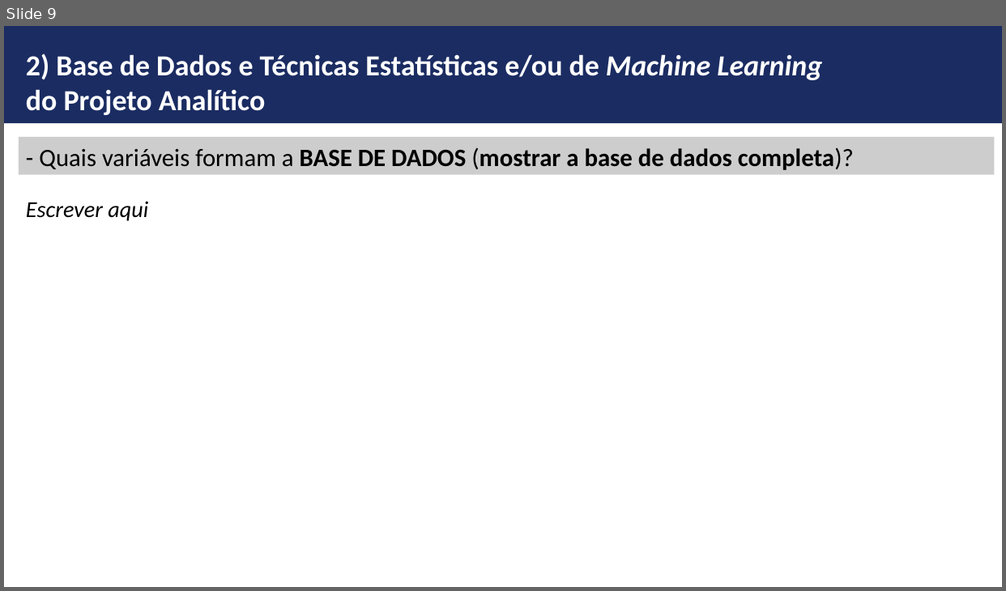
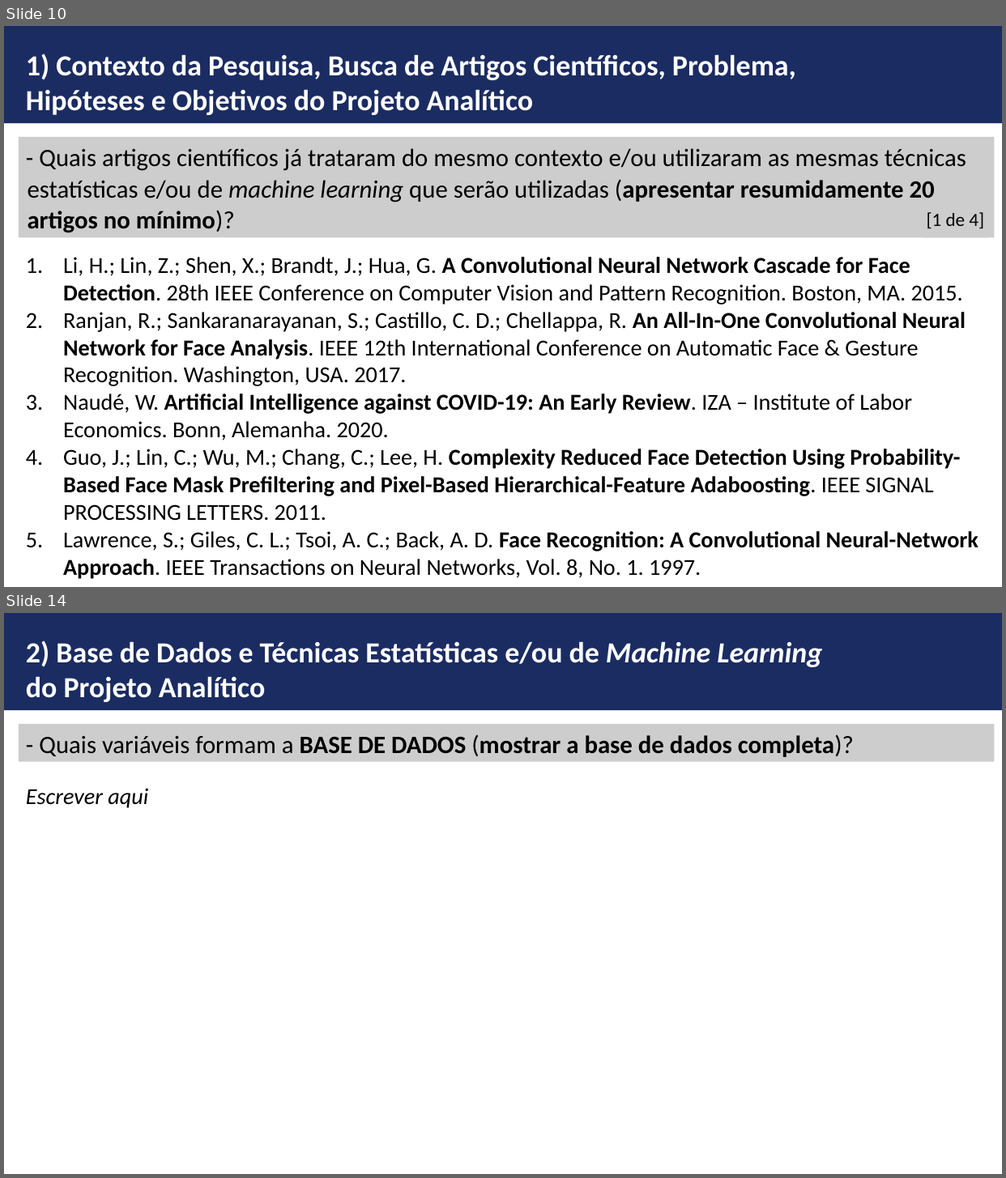
Before and after one commit to ldaniel/Challenges-Requirements-Analytical-Projects, a slide deck: presentation/FGV-MBA - Monografia - Detecção de Máscara Facial.pptx. Shown one above the other, each under a label of ours: slide 9 before the commit, slides 10 and 14 after it; the slides between them are not shown. The pictures are 1006x591 and 1006x1178 pixels, drawn with LibreOffice and Linux fonts; fonts in the diff are those of the drawing; background and template pictures are left out. Boxes give left, top, right and bottom in pixels: in the first picture for what was removed or moved away, otherwise in the second. Text is boxed around its words. In the diff, an @@ line names an element or a change of style, - is before the commit and + after.

```diff
--- a/presentation/FGV-MBA - Monografia - Detecção de Máscara Facial.pptx
+++ b/presentation/FGV-MBA - Monografia - Detecção de Máscara Facial.pptx
@@ slide 10 added at [4, 26, 1002, 587], background #FFFFFF; not listed: 1 template element that a slide beside it also shows @@
@@ text added at [26, 54, 796, 115], 28 pt, text #FFFFFF, bold @@
+1) Contexto da Pesquisa, Busca de Artigos Científicos, Problema, Hipóteses e Objetivos do Projeto Analítico
@@ rectangle added at [19, 137, 995, 238], fill #CDCDCD, 24 pt, text #000000 @@
+- Quais artigos científicos já trataram do mesmo contexto e/ou utilizaram as mesmas técnicas estatísticas e/ou de machine learning que serão utilizadas (apresentar resumidamente 20 artigos no mínimo)?
@@ rectangle added at [923, 199, 987, 238], fill #CDCDCD, 18 pt, text #000000 @@
+[1 de 4]
@@ text added at [63, 257, 978, 579], 22 pt, text #000000 @@
+1. Li, H.; Lin, Z.; Shen, X.; Brandt, J.; Hua, G. A Convolutional Neural Network Cascade for Face Detection. 28th IEEE Conference on Computer Vision and Pattern Recognition. Boston, MA. 2015.
+2. Ranjan, R.; Sankaranarayanan, S.; Castillo, C. D.; Chellappa, R. An All-In-One Convolutional Neural Network for Face Analysis. IEEE 12th International Conference on Automatic Face & Gesture Recognition. Washington, USA. 2017.
+3. Naudé, W. Artificial Intelligence against COVID-19: An Early Review. IZA – Institute of Labor Economics. Bonn, Alemanha. 2020.
+4. Guo, J.; Lin, C.; Wu, M.; Chang, C.; Lee, H. Complexity Reduced Face Detection Using Probability-Based Face Mask Prefiltering and Pixel-Based Hierarchical-Feature Adaboosting. IEEE SIGNAL PROCESSING LETTERS. 2011.
+5. Lawrence, S.; Giles, C. L.; Tsoi, A. C.; Back, A. D. Face Recognition: A Convolutional Neural-Network Approach. IEEE Transactions on Neural Networks, Vol. 8, No. 1. 1997.
@@ what was slide 9 is now slide 14 @@
```
Also in this commit, not shown: 9 slides changed, 4 other slides added.
